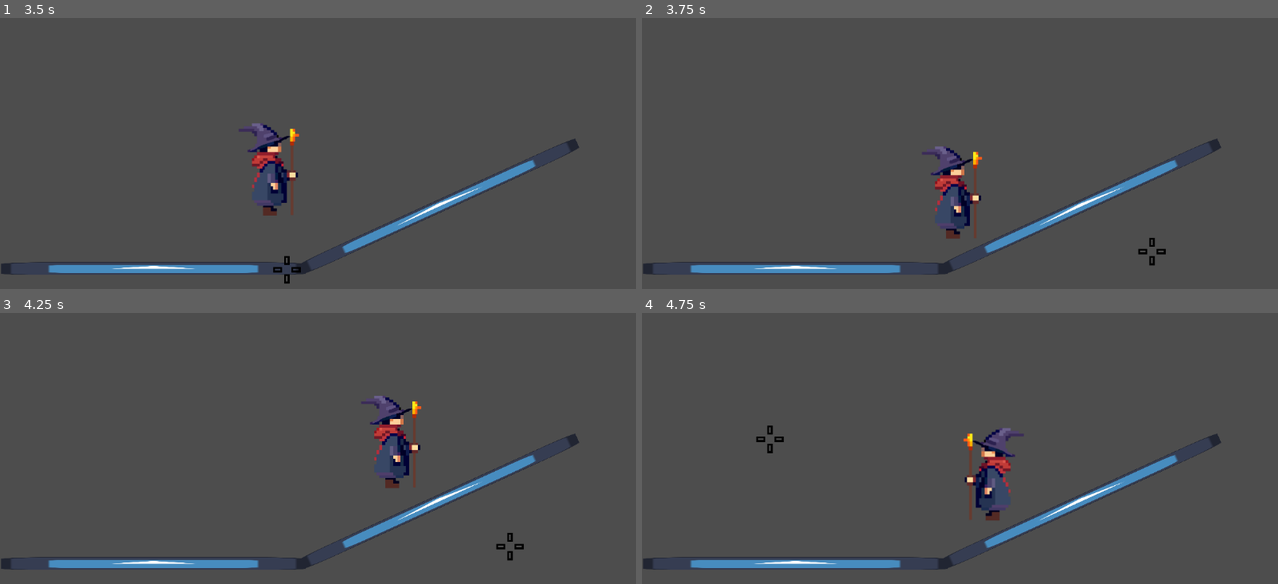
Above: before the commit, frames 1-4 (two rows, left to right).
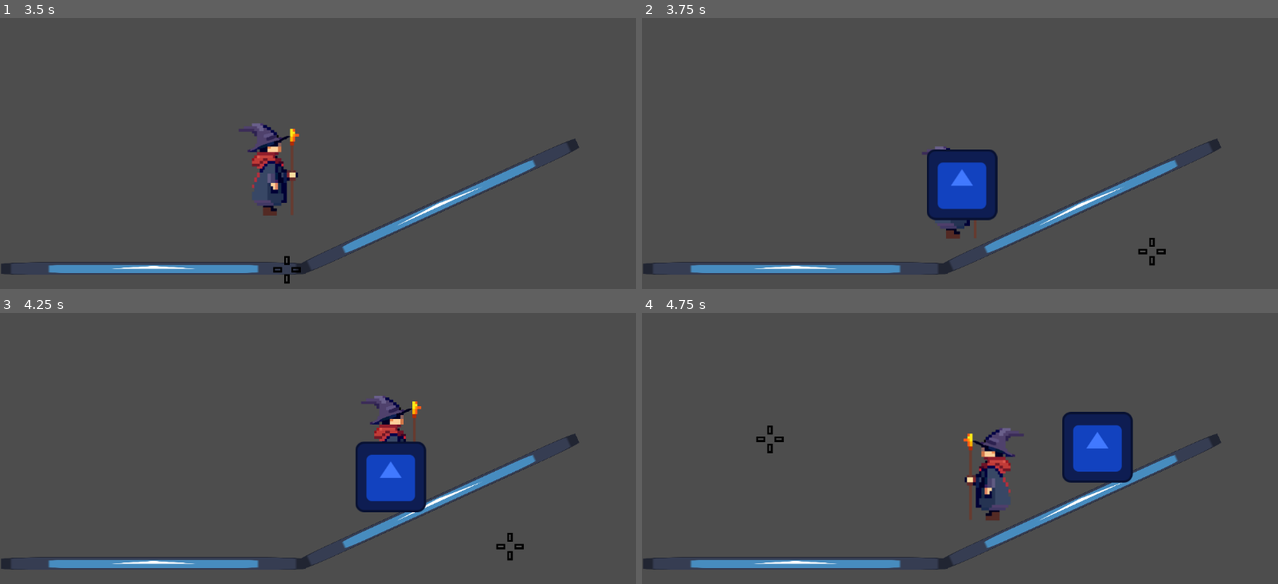
Above: after the commit, the same moments.

Repository: KyattPL/krolestwo-chorona
Game: Godot game, scene res://Scenes/Player/player.tscn
Two runs of this game, one before a commit and one after it. Both use one fixed random seed, a clock stepped at 60 frames per second and the inputs below. The engine's default icon, where the game draws it, is replaced by a stand-in: a white triangle on a blue panel in a dark square.
Inputs (mouse positions are in pixels of both pictures, inside the frame that each line leads up to):
- Up to frame 1 (3.5 s): move the mouse to (457, 177) at 0.52 s; hold Right (move_right) 0.53-2.03 s; tap 4 (select_earth) at 0.6 s; tap Space (jump) at 0.77, 1.52, 3.02 s; move the mouse to (190, 215) at 1.27 s; tap 1 (select_fire) at 1.35 s; move the mouse to (381, 118) at 2.02 s; hold Left (move_left) 2.03-2.78 s; tap 3 (select_lightning) at 2.1 s; move the mouse to (286, 267) at 2.77 s; hold Right (move_right) from 2.78 s (still down); tap 2 (select_water) at 2.85 s
- Up to frame 2 (3.75 s): keep holding Right (move_right); move the mouse to (1150, 251) at 3.52 s; click (1150, 251) at 3.6 s
- Up to frame 3 (4.25 s): keep holding Right (move_right); tap Space (jump) at 3.77 s
- Up to frame 4 (4.75 s): move the mouse to (769, 437) at 4.27 s; release Right (move_right) at 4.28 s; hold Left (move_left) from 4.28 s (still down); tap 4 (select_earth) at 4.35 s; tap Space (jump) at 4.52 s

Frame 1 is identical in both runs. In frame 2, 2.8% of the frame differs, in the area x 44-56%, y 48-75%; in frame 3, 2.8%; in frame 4, 2.9%, in the area x 66-78%, y 36-63%.
Error before the commit: Cannot call method 'instantiate' on a null value. (res://Scenes/Player/Root.gd:31)

Commit message:
Fully implemented Fire, Earth, Water and Lightning spell scenes

Diff:
--- a/Scenes/Player/player.gd
+++ b/Scenes/Player/player.gd
@@ -72,3 +72,15 @@
 
 func _on_fire_spell_cd_timeout():
 	isFireOnCD = false
+
+
+func _on_water_spell_cd_timeout():
+	isWaterOnCD = false
+
+
+func _on_lightning_spell_cd_timeout():
+	isLightningOnCD = false
+
+
+func _on_earth_spell_cd_timeout():
+	isEarthOnCD = false
--- a/Scenes/Player/player.tscn
+++ b/Scenes/Player/player.tscn
@@ -1,12 +1,16 @@
-[gd_scene load_steps=11 format=3 uid="uid://5kd2hrg6rd08"]
+[gd_scene load_steps=15 format=3 uid="uid://5kd2hrg6rd08"]
 
 [ext_resource type="Texture2D" uid="uid://srflb0e5fabf" path="res://Assets/crosshair/crosshair.png" id="1_gwjtt"]
 [ext_resource type="Script" path="res://Scenes/Player/Root.gd" id="1_wswtw"]
 [ext_resource type="Script" path="res://Scenes/Player/Crosshair.gd" id="2_68fma"]
-[ext_resource type="PackedScene" uid="uid://db525qryedno2" path="res://Scenes/NormalSpell/normal_spell.tscn" id="2_o8ue7"]
+[ext_resource type="PackedScene" uid="uid://db525qryedno2" path="res://Scenes/Spells/NormalSpell/normal_spell.tscn" id="2_n40jh"]
+[ext_resource type="PackedScene" uid="uid://w6c44mseldyw" path="res://Scenes/Spells/FireSpell/fire_spell.tscn" id="3_neg4g"]
 [ext_resource type="Texture2D" uid="uid://crlvi5r65wygj" path="res://Assets/wizard/wizard_pixels.png" id="4_haccr"]
+[ext_resource type="PackedScene" uid="uid://c66gymaw873n7" path="res://Scenes/Spells/WaterSpell/water_spell.tscn" id="4_yg7du"]
+[ext_resource type="PackedScene" uid="uid://h4no2tr0ic6e" path="res://Scenes/Spells/LightningSpell/lightning_spell.tscn" id="5_4vqt1"]
 [ext_resource type="Script" path="res://Scenes/Player/player.gd" id="5_8hotu"]
 [ext_resource type="Texture2D" uid="uid://bfhvtjkfmikf3" path="res://icon.svg" id="5_fm02j"]
+[ext_resource type="PackedScene" uid="uid://cp8s8pdcgakky" path="res://Scenes/Spells/EarthSpell/earth_spell.tscn" id="6_vspi1"]
 
 [sub_resource type="SpriteFrames" id="SpriteFrames_4uico"]
 animations = [{
@@ -27,7 +31,11 @@
 
 [node name="Root" type="Node2D"]
 script = ExtResource("1_wswtw")
-normalSpell = ExtResource("2_o8ue7")
+normalSpell = ExtResource("2_n40jh")
+fireSpell = ExtResource("3_neg4g")
+waterSpell = ExtResource("4_yg7du")
+lightningSpell = ExtResource("5_4vqt1")
+earthSpell = ExtResource("6_vspi1")
 
 [node name="Crosshair" type="Sprite2D" parent="."]
 z_index = 1
@@ -97,3 +105,6 @@
 texture = ExtResource("5_fm02j")
 
 [connection signal="timeout" from="FireSpellCD" to="Player" method="_on_fire_spell_cd_timeout"]
+[connection signal="timeout" from="WaterSpellCD" to="Player" method="_on_water_spell_cd_timeout"]
+[connection signal="timeout" from="LightningSpellCD" to="Player" method="_on_lightning_spell_cd_timeout"]
+[connection signal="timeout" from="EarthSpellCD" to="Player" method="_on_earth_spell_cd_timeout"]
--- /dev/null
+++ b/Scenes/Spells/EarthSpell/earth_spell.tscn
@@ -0,0 +1,30 @@
+[gd_scene load_steps=5 format=3 uid="uid://cp8s8pdcgakky"]
+
+[ext_resource type="Script" path="res://Scenes/Spells/EarthSpell/earth_spell.gd" id="1_tsmeg"]
+[ext_resource type="Texture2D" uid="uid://bfhvtjkfmikf3" path="res://icon.svg" id="2_ibkig"]
+
+[sub_resource type="SpriteFrames" id="SpriteFrames_0diyn"]
+animations = [{
+"frames": [{
+"duration": 1.0,
+"texture": ExtResource("2_ibkig")
+}],
+"loop": true,
+"name": &"default",
+"speed": 5.0
+}]
+
+[sub_resource type="CircleShape2D" id="CircleShape2D_60n52"]
+radius = 65.9242
+
+[node name="EarthSpell" type="CharacterBody2D"]
+collision_layer = 4
+collision_mask = 2
+script = ExtResource("1_tsmeg")
+
+[node name="AnimatedSprite2D" type="AnimatedSprite2D" parent="."]
+modulate = Color(0.615686, 0.294118, 0.0235294, 1)
+sprite_frames = SubResource("SpriteFrames_0diyn")
+
+[node name="CollisionShape2D" type="CollisionShape2D" parent="."]
+shape = SubResource("CircleShape2D_60n52")
--- /dev/null
+++ b/Scenes/Spells/FireSpell/fire_spell.gd
@@ -0,0 +1,4 @@
+extends CharacterBody2D
+
+func _physics_process(delta):
+	move_and_slide()
--- /dev/null
+++ b/Scenes/Spells/FireSpell/fire_spell.tscn
@@ -0,0 +1,30 @@
+[gd_scene load_steps=5 format=3 uid="uid://w6c44mseldyw"]
+
+[ext_resource type="Script" path="res://Scenes/Spells/FireSpell/fire_spell.gd" id="1_awrbm"]
+[ext_resource type="Texture2D" uid="uid://bfhvtjkfmikf3" path="res://icon.svg" id="2_ogn6x"]
+
+[sub_resource type="SpriteFrames" id="SpriteFrames_rpiuo"]
+animations = [{
+"frames": [{
+"duration": 1.0,
+"texture": ExtResource("2_ogn6x")
+}],
+"loop": true,
+"name": &"default",
+"speed": 5.0
+}]
+
+[sub_resource type="CircleShape2D" id="CircleShape2D_10clf"]
+radius = 63.3877
+
+[node name="FireSpell" type="CharacterBody2D"]
+collision_layer = 4
+collision_mask = 2
+script = ExtResource("1_awrbm")
+
+[node name="AnimatedSprite2D" type="AnimatedSprite2D" parent="."]
+modulate = Color(0.980392, 0, 0.0980392, 1)
+sprite_frames = SubResource("SpriteFrames_rpiuo")
+
+[node name="CollisionShape2D" type="CollisionShape2D" parent="."]
+shape = SubResource("CircleShape2D_10clf")
--- /dev/null
+++ b/Scenes/Spells/LightningSpell/lightning_spell.gd
@@ -0,0 +1,4 @@
+extends CharacterBody2D
+
+func _physics_process(delta):
+	move_and_slide()
--- /dev/null
+++ b/Scenes/Spells/LightningSpell/lightning_spell.tscn
@@ -0,0 +1,30 @@
+[gd_scene load_steps=5 format=3 uid="uid://h4no2tr0ic6e"]
+
+[ext_resource type="Script" path="res://Scenes/Spells/LightningSpell/lightning_spell.gd" id="1_0ugku"]
+[ext_resource type="Texture2D" uid="uid://bfhvtjkfmikf3" path="res://icon.svg" id="2_byl35"]
+
+[sub_resource type="SpriteFrames" id="SpriteFrames_ku6nb"]
+animations = [{
+"frames": [{
+"duration": 1.0,
+"texture": ExtResource("2_byl35")
+}],
+"loop": true,
+"name": &"default",
+"speed": 5.0
+}]
+
+[sub_resource type="CircleShape2D" id="CircleShape2D_dcu6v"]
+radius = 63.5059
+
+[node name="LightningSpell" type="CharacterBody2D"]
+collision_layer = 4
+collision_mask = 2
+script = ExtResource("1_0ugku")
+
+[node name="AnimatedSprite2D" type="AnimatedSprite2D" parent="."]
+modulate = Color(1, 0.996078, 0.427451, 1)
+sprite_frames = SubResource("SpriteFrames_ku6nb")
+
+[node name="CollisionShape2D" type="CollisionShape2D" parent="."]
+shape = SubResource("CircleShape2D_dcu6v")
--- /dev/null
+++ b/Scenes/Spells/NormalSpell/normal_spell.gd
@@ -0,0 +1,4 @@
+extends CharacterBody2D
+
+func _physics_process(delta):
+	move_and_slide()
--- a/Scenes/NormalSpell/normal_spell.tscn
+++ b/Scenes/Spells/NormalSpell/normal_spell.tscn
@@ -1,13 +1,13 @@
 [gd_scene load_steps=5 format=3 uid="uid://db525qryedno2"]
 
-[ext_resource type="Script" path="res://Scenes/NormalSpell/normal_spell.gd" id="1_4f2gr"]
-[ext_resource type="Texture2D" uid="uid://bfhvtjkfmikf3" path="res://icon.svg" id="2_ykggi"]
+[ext_resource type="Script" path="res://Scenes/Spells/NormalSpell/normal_spell.gd" id="1_lcad5"]
+[ext_resource type="Texture2D" uid="uid://bfhvtjkfmikf3" path="res://icon.svg" id="2_siio8"]
 
 [sub_resource type="SpriteFrames" id="SpriteFrames_1sgft"]
 animations = [{
 "frames": [{
 "duration": 1.0,
-"texture": ExtResource("2_ykggi")
+"texture": ExtResource("2_siio8")
 }],
 "loop": true,
 "name": &"default",
@@ -20,7 +20,7 @@
 [node name="Bullet" type="CharacterBody2D"]
 collision_layer = 4
 collision_mask = 2
-script = ExtResource("1_4f2gr")
+script = ExtResource("1_lcad5")
 
 [node name="AnimatedSprite2D" type="AnimatedSprite2D" parent="."]
 sprite_frames = SubResource("SpriteFrames_1sgft")
--- /dev/null
+++ b/Scenes/Spells/WaterSpell/water_spell.gd
@@ -0,0 +1,4 @@
+extends CharacterBody2D
+
+func _physics_process(delta):
+	move_and_slide()
--- /dev/null
+++ b/Scenes/Spells/WaterSpell/water_spell.tscn
@@ -0,0 +1,30 @@
+[gd_scene load_steps=5 format=3 uid="uid://c66gymaw873n7"]
+
+[ext_resource type="Script" path="res://Scenes/Spells/WaterSpell/water_spell.gd" id="1_f2g00"]
+[ext_resource type="Texture2D" uid="uid://bfhvtjkfmikf3" path="res://icon.svg" id="1_jqqak"]
+
+[sub_resource type="SpriteFrames" id="SpriteFrames_1ekae"]
+animations = [{
+"frames": [{
+"duration": 1.0,
+"texture": ExtResource("1_jqqak")
+}],
+"loop": true,
+"name": &"default",
+"speed": 5.0
+}]
+
+[sub_resource type="CircleShape2D" id="CircleShape2D_dn5df"]
+radius = 66.4831
+
+[node name="WaterSpell" type="CharacterBody2D"]
+collision_layer = 4
+collision_mask = 2
+script = ExtResource("1_f2g00")
+
+[node name="AnimatedSprite2D" type="AnimatedSprite2D" parent="."]
+modulate = Color(0.254902, 0.47451, 1, 1)
+sprite_frames = SubResource("SpriteFrames_1ekae")
+
+[node name="CollisionShape2D" type="CollisionShape2D" parent="."]
+shape = SubResource("CircleShape2D_dn5df")
Renamed: Scenes/NormalSpell/normal_spell.gd -> Scenes/Spells/EarthSpell/earth_spell.gd
